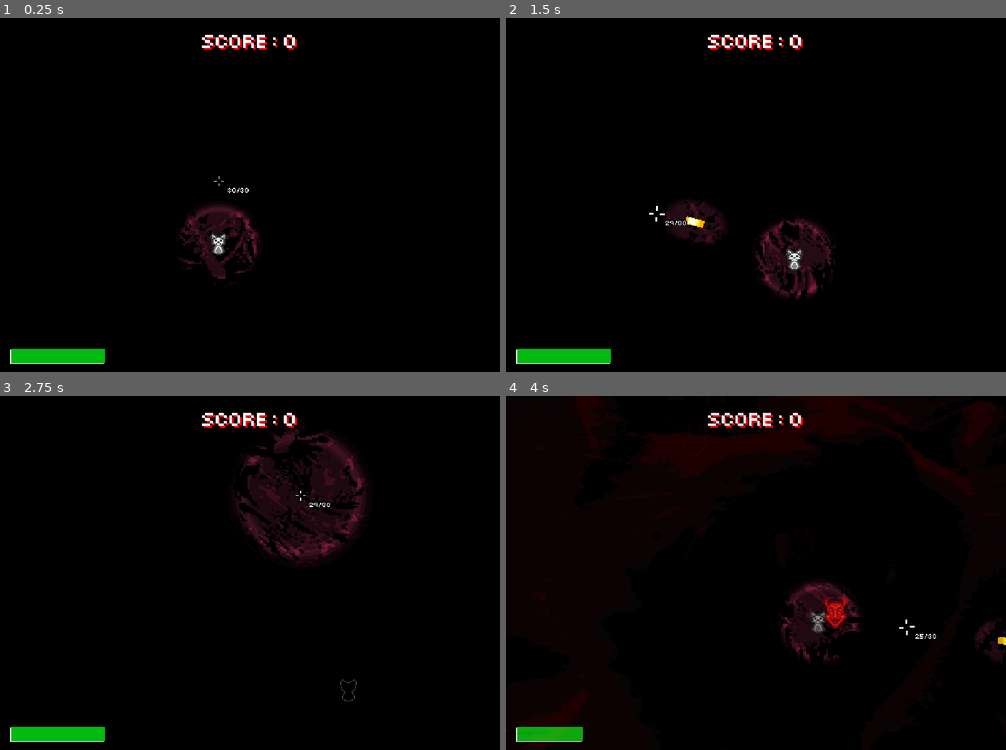
Above: before the commit, frames 1-4 (two rows, left to right).
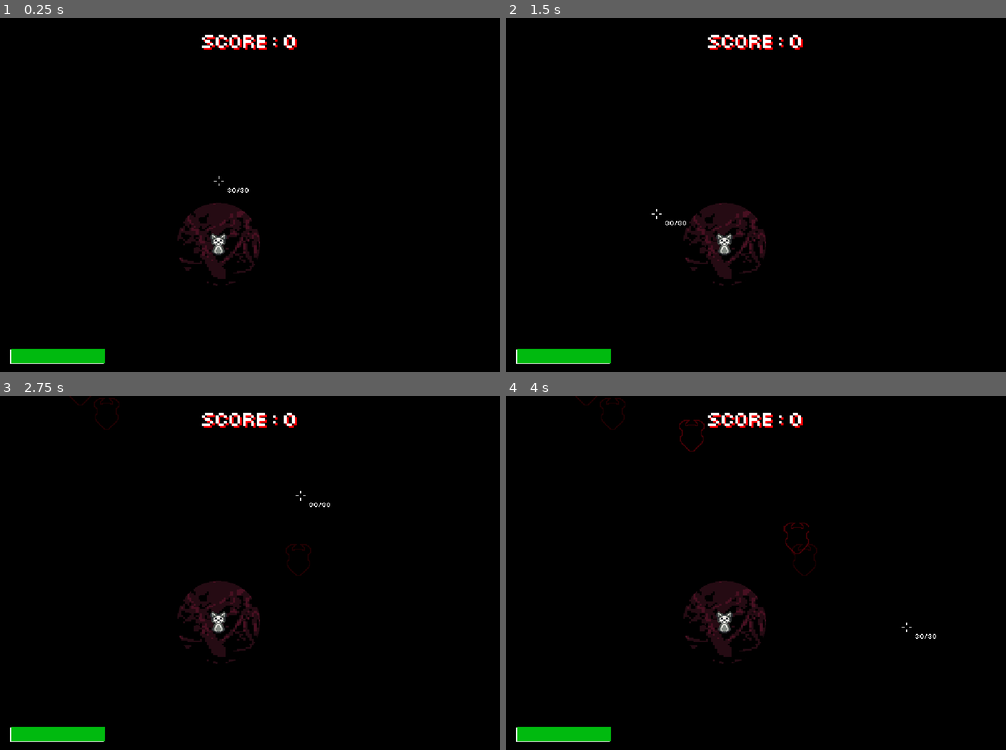
Above: after the commit, the same moments.

Repository: ThanapatrP/game-project-shooter
Game: Godot game, scene res://src/levels/main_level.tscn
The game is run twice, just before and just after one commit, with the same random seed, the same clock (stepped at 60 frames per second) and the same inputs.
Inputs (mouse positions are in pixels of both pictures, inside the frame that each line leads up to):
- Up to frame 1 (0.25 s): no input
- Up to frame 2 (1.5 s): tap Enter (ui_accept) at 0.5, 0.6, 0.77, 1.07 s; move the mouse to (756, 42) at 0.52 s; hold D (right) 0.53-1.28 s; move the mouse to (656, 212) at 1.27 s; hold S (down) from 1.28 s (still down); click (656, 212) at 1.35 s
- Up to frame 3 (2.75 s): tap Enter (ui_accept) at 1.52, 1.55, 1.82, 2.3 s; move the mouse to (300, 495) at 2.02 s; release S (down) at 2.03 s; hold D (right) from 2.03 s (still down); hold Right mouse button (m2) from 2.03 s (still down)
- Up to frame 4 (4 s): tap Enter (ui_accept) at 2.75, 2.85, 3.02, 3.32, 3.77, 3.8 s; move the mouse to (731, 643) at 2.77 s; release D (right) at 2.78 s; release Right mouse button (m2) at 2.78 s; hold W (up) 2.78-3.53 s; move the mouse to (906, 626) at 3.52 s; press the mouse at (906, 626) at 3.53 s; hold A (left) from 3.53 s (still down)

The runs differ from the first frame. In frame 1, 0.3% of the frame differs, in the area x 35-52%, y 52-76%; in frame 2, 3.7%; in frame 3, 7.1%; in frame 4, 10%, in the area x 2-100%, y 0-100%.

Commit message:
create PausableParasite for handling pause in game

Diff:
--- a/src/characters/enemy/enemy.gd
+++ b/src/characters/enemy/enemy.gd
@@ -10,6 +10,9 @@
 
 var kb_mult = 3
 var apply_knockback = true
+
+func _ready() -> void:
+    PauseParasite.create(self)
 
 func apply_vel(to_glob_pos : Vector2):
     velocity = lerp(velocity, global_position.direction_to(to_glob_pos) * spd, 0.1)
--- a/src/characters/enemy/running_enemy.gd
+++ b/src/characters/enemy/running_enemy.gd
@@ -5,6 +5,7 @@
 func _ready() -> void:
 	kb_mult = 2.5
 	$PositionMarker.self_modulate.a = 1.0
+	PauseParasite.create(self)
 
 func _process(delta):
 	if($PositionMarker.self_modulate.a > 0):
--- a/src/characters/player/player.gd
+++ b/src/characters/player/player.gd
@@ -59,6 +59,8 @@
 	light_pow = DEF_LIGHT_POW
 
 	ammo = MAX_AMMO
+
+	PauseParasite.create(self)
 
 
 func _process(delta):
--- a/src/characters/player/player.tscn
+++ b/src/characters/player/player.tscn
@@ -33,18 +33,10 @@
 fill_from = Vector2(0.5, 0.5)
 fill_to = Vector2(0, 1)
 
-[sub_resource type="GradientTexture2D" id="GradientTexture2D_qf5tv"]
-gradient = SubResource("Gradient_bxhu7")
-width = 256
-height = 256
-fill = 1
-fill_from = Vector2(0.5, 0.5)
-fill_to = Vector2(0, 1)
-
 [sub_resource type="Gradient" id="Gradient_qf5tv"]
 interpolation_mode = 1
-offsets = PackedFloat32Array(0.439791, 0.507853, 0.541885, 0.568063, 0.602094, 0.672775)
-colors = PackedColorArray(1, 1, 1, 0, 1, 1, 1, 0.494118, 1, 1, 1, 1, 1, 1, 1, 0.831373, 1, 1, 1, 0.231373, 0, 0, 0, 0)
+offsets = PackedFloat32Array(0.415584, 0.675325)
+colors = PackedColorArray(1, 1, 1, 1, 1, 1, 1, 0)
 
 [sub_resource type="GradientTexture2D" id="GradientTexture2D_hhaut"]
 gradient = SubResource("Gradient_qf5tv")
@@ -94,12 +86,7 @@
 [node name="LightPivot" type="Marker2D" parent="."]
 
 [node name="PointLight2D" type="PointLight2D" parent="LightPivot"]
-position = Vector2(1, -1)
 blend_mode = 2
-texture = SubResource("GradientTexture2D_qf5tv")
-
-[node name="PointLight2D2" type="PointLight2D" parent="LightPivot"]
-position = Vector2(1, -1)
 texture = SubResource("GradientTexture2D_hhaut")
 
 [node name="Hitbox" type="Area2D" parent="."]
--- a/src/levels/spawner.gd
+++ b/src/levels/spawner.gd
@@ -17,6 +17,7 @@
 	timer.one_shot = true
 
 	timer.start(randf_range(spawn_cd.get(0), spawn_cd.get(1)))
+	PauseParasite.create(self)
 
 func spawn_rand():
 	randomize()
--- a/src/object/bullets/bullet.gd
+++ b/src/object/bullets/bullet.gd
@@ -9,9 +9,13 @@
 func _ready() -> void:
 	rotation = dir.angle()
 	connect("body_entered", hit)
+	PauseParasite.create(self)
 
 func _process(delta):
 	rotation = dir.angle()
+
+	if global_position.x > 600 or global_position.x < -50 or global_position.y > 440 or global_position.y < -50:
+		queue_free()
 
 func _physics_process(delta):
 	global_position += dir * SPD * delta
--- a/src/object/bullets/bullet.tscn
+++ b/src/object/bullets/bullet.tscn
@@ -10,8 +10,8 @@
 
 [sub_resource type="Gradient" id="Gradient_5c1al"]
 interpolation_mode = 1
-offsets = PackedFloat32Array(0.432314, 0.567686, 0.646288, 0.71179)
-colors = PackedColorArray(1, 1, 1, 1, 1, 1, 1, 0.686275, 1, 1, 1, 0.380392, 0, 0, 0, 0)
+offsets = PackedFloat32Array(0.432314, 0.681818)
+colors = PackedColorArray(1, 1, 1, 1, 0, 0, 0, 0)
 
 [sub_resource type="GradientTexture2D" id="GradientTexture2D_ohibe"]
 gradient = SubResource("Gradient_5c1al")
--- a/src/util/global.gd
+++ b/src/util/global.gd
@@ -11,6 +11,9 @@
 var curr_score = 0
 var highscore = 0
 
+# Signals
+signal pause
+signal resume
 
 func add_score(amt):
     if amt < 0:
@@ -23,3 +26,8 @@
 # save load stuff
 func load_data():
     pass
+
+
+func _input(event: InputEvent) -> void:
+    if Input.is_action_just_pressed("ui_accept"):
+        emit_signal("pause")
--- /dev/null
+++ b/src/util/module/pause_parasite.gd
@@ -0,0 +1,33 @@
+class_name PauseParasite
+extends Node
+
+var host : Node = null
+
+func _ready() -> void:
+    Global.connect("pause", pause)
+    Global.connect("resume", resume)
+
+
+static func create(host : Node, auto_add = true):
+    var new_parasite = PauseParasite.new()
+    new_parasite.host = host
+
+    if auto_add:
+        host.add_child(new_parasite)
+
+    return new_parasite
+
+
+func pause():
+    if host == null: return
+
+    host.set_physics_process(false)
+    host.set_process(false)
+
+
+
+func resume():
+    if host == null: return
+
+    host.set_physics_process(true)
+    host.set_process(true)
Not shown: 1 places in src/characters/player/player.tscn that only renumber resources
Not shown, added: src/util/module/pause_parasite.gd.uid
